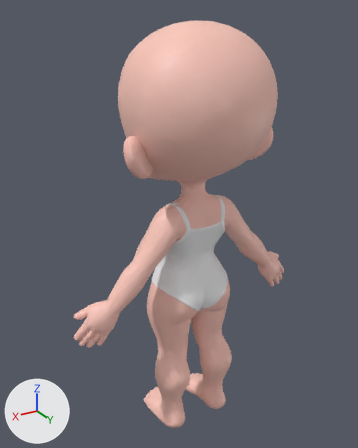
Before and after pictures for a commit that changed the glTF model lezzet-chibi.glb.
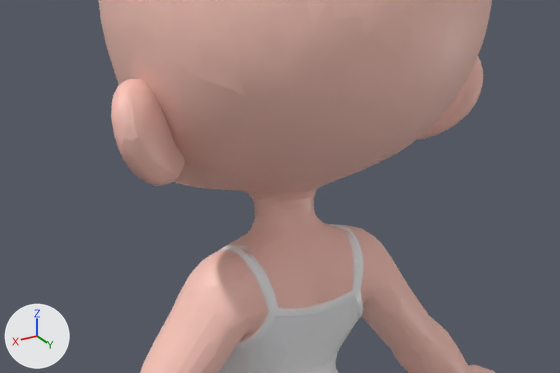
There are two pictures of each version: one whole from a camera (50 mm lens) standing at (0.982, 1.521, 1.73) and looking at (0.031, -0.063, 0.938), one close up on the part from 22% to 85% of the width and 23% to 57% of the height. The lights are fixed; the arrows at lower left show +X, +Y and +Z. The older version's two pictures come first. Vertices at exactly the same position are counted once.

The first close-up shows 'output_unwrapped'.
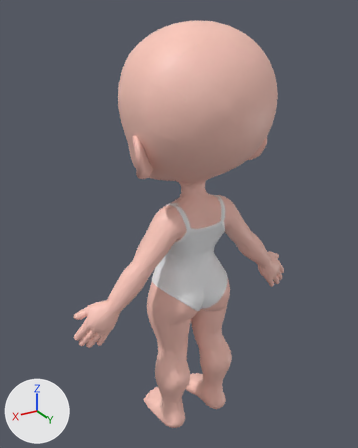
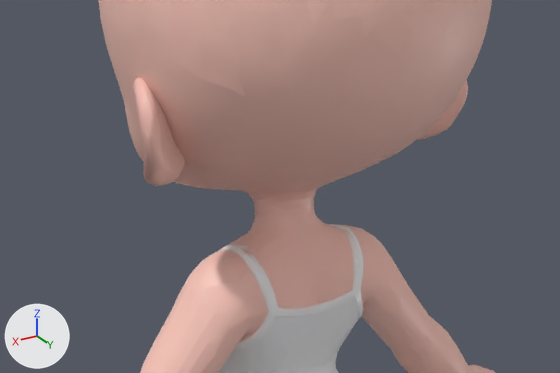
Pixel boxes (x1, y1, x2, y2) of what changed, in the close-ups (560 x 373 px; the box of a moved part takes in the faces that stretch with it):
part 1 of me_output_unwrapped, moved or reshaped
    before: (99, 0, 173, 184)
    after: (99, 0, 173, 183)
part 2 of me_output_unwrapped, moved or reshaped
    before: (443, 57, 483, 131)
    after: (443, 80, 468, 131)

The change, as a diff of the scene's bpy script:
```diff
--- a/lezzet-chibi.glb.py
+++ b/lezzet-chibi.glb.py
@@ me_output_unwrapped @@
 me_output_unwrapped.from_pydata(...)  # 7804 vertices, 15606 faces; spans x -0.52..0.52, y -0.28..0.28, z 0.0..1.7
 # used by ob_output_unwrapped; location = (0.0, 0.0, 0.0)
+# me_output_unwrapped part 1: 134 of the vertices in x 0.26..0.32, y -0.07..0.09, z 1.21..1.44 are scaled about their middle by (0.335, 1, 1), then moved by (-0.02, 0.0, 0.0)
+# me_output_unwrapped part 2: 125 of the vertices in x -0.32..-0.26, y -0.05..0.09, z 1.21..1.44 are scaled about their middle by (0.338, 1, 1), then moved by (0.02, 0.0, 0.0)
 me_output_unwrapped.materials.append(mat_bakedmaterial)
```
